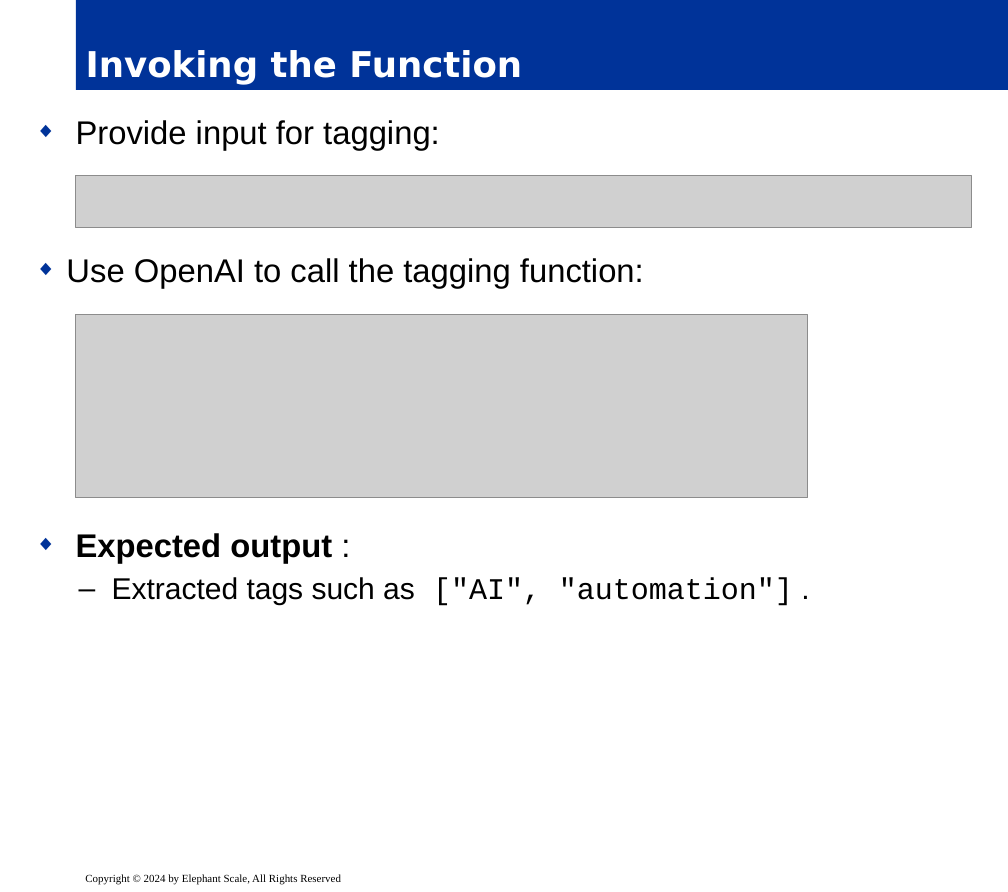
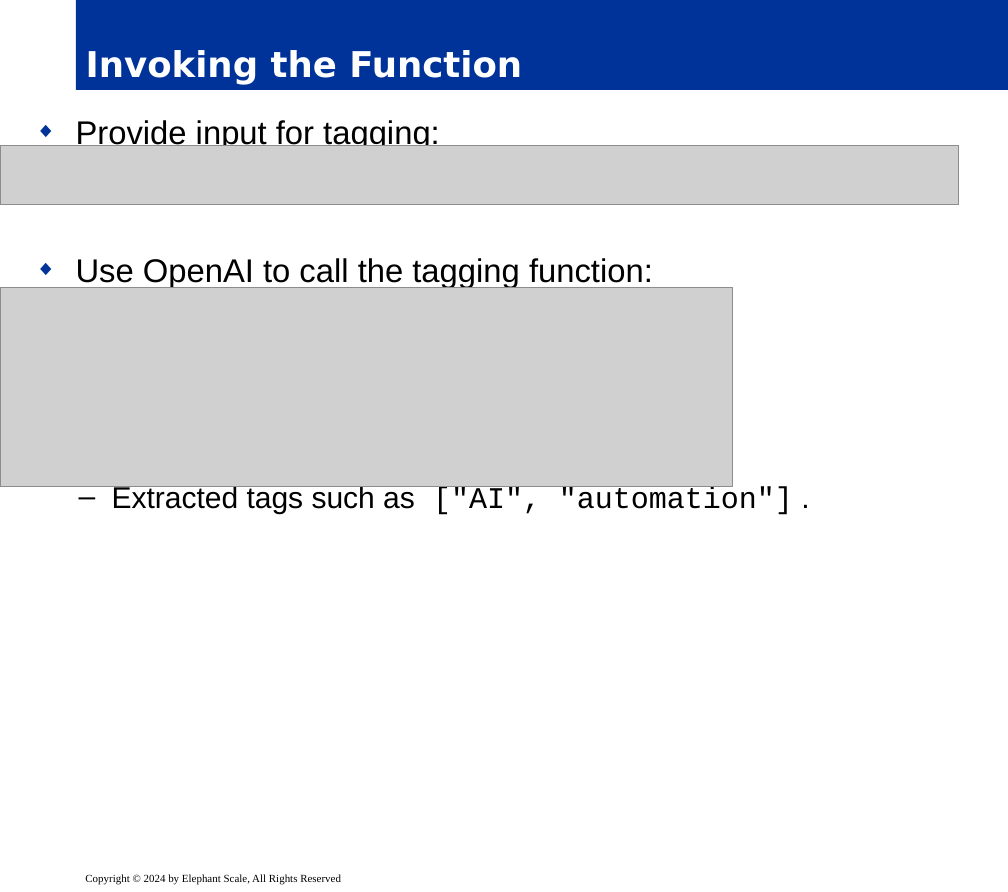
Before and after one commit to elephantscale/es-training-new, a slide deck: slide 30 of building-ai-applications/ready/04__FunctionsToolAgentsLangchain.pptx. Drawn at 1008x892 pixels with LibreOffice and Linux fonts; fonts in the diff are those of the drawing; grey boxes stand for pictures; background and template pictures are left out. Boxes give left, top, right and bottom in pixels: in the first picture for what was removed or moved away, otherwise in the second. Text is boxed around its words. In the diff, an @@ line names an element or a change of style, - is before the commit and + after.

```diff
--- a/building-ai-applications/ready/04__FunctionsToolAgentsLangchain.pptx
+++ b/building-ai-applications/ready/04__FunctionsToolAgentsLangchain.pptx
@@ text "Provide input for tagging:" rewrapped from bbox=[66, 120, 793, 606] to bbox=[76, 120, 793, 515] @@
@@ picture added at bbox=[0, 146, 959, 205] @@
@@ picture removed at bbox=[76, 176, 972, 227] @@
@@ picture: place and size @@
-picture at bbox=[76, 315, 807, 498]
+picture at bbox=[0, 287, 732, 487]
```
Also in this commit, not shown: 27 other slides changed, 5 other files.
